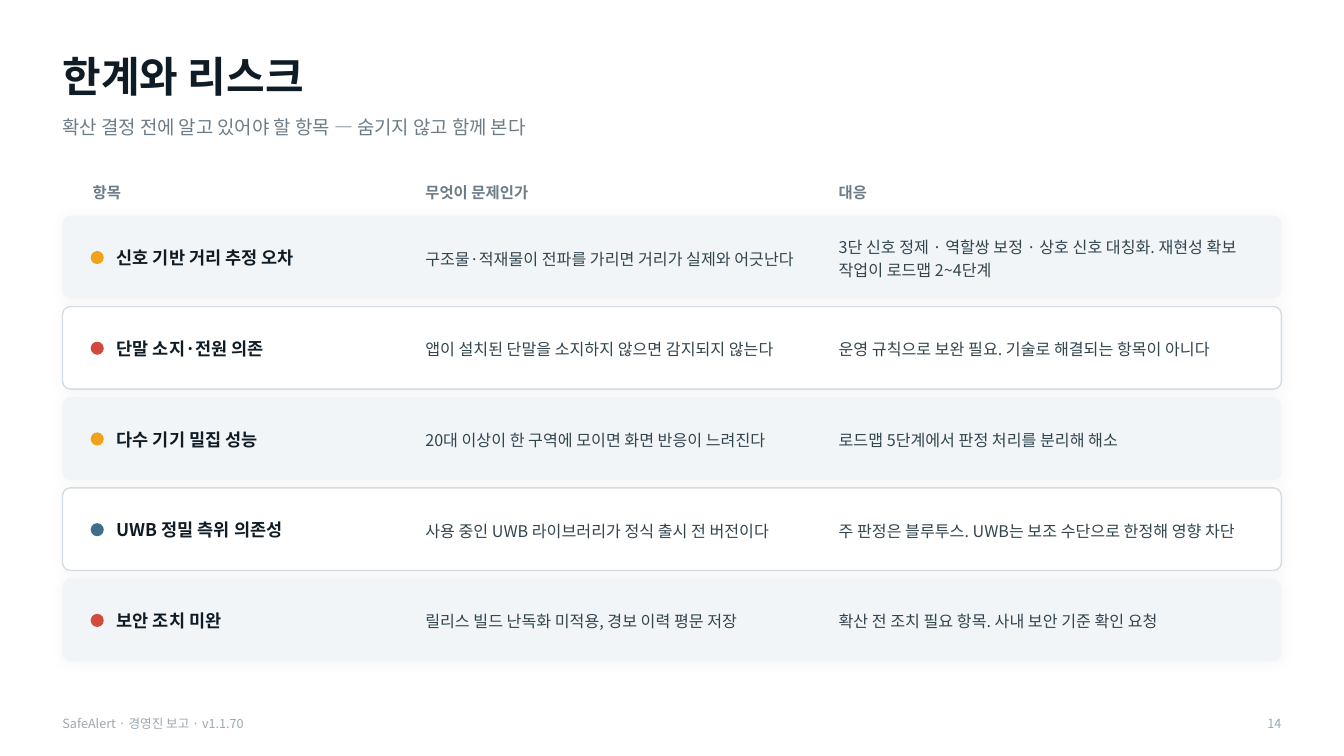
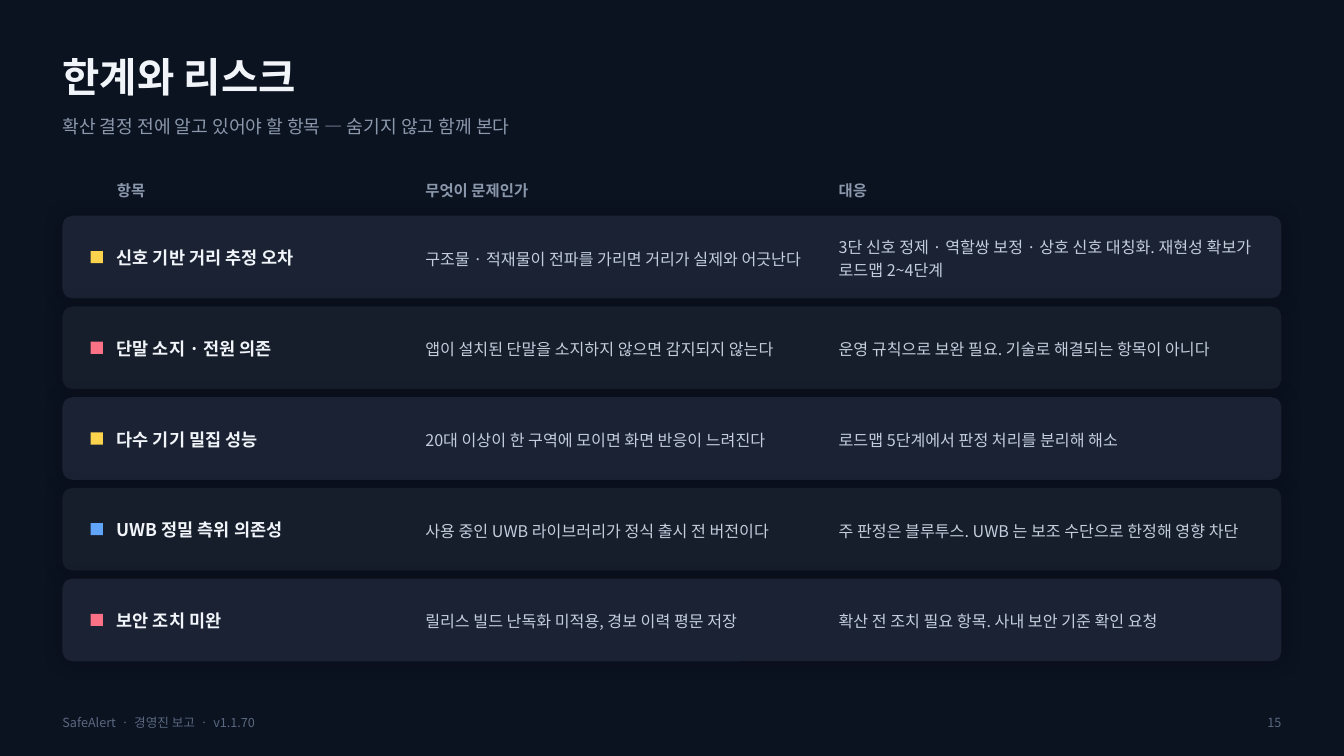
Before and after one commit to pslymzero-cyber/SafeAlert, a slide deck: slide 16 of docs/presentation/SafeAlert_Executive_Brief_v1.1.70.pptx (slide 15 before the commit). Drawn at 1344x756 pixels with LibreOffice and Linux fonts; fonts in the diff are those of the drawing. Boxes give left, top, right and bottom in pixels: in the first picture for what was removed or moved away, otherwise in the second. Text is boxed around its words. In the diff, an @@ line names an element or a change of style, - is before the commit and + after.

```diff
--- a/docs/presentation/SafeAlert_Executive_Brief_v1.1.70.pptx
+++ b/docs/presentation/SafeAlert_Executive_Brief_v1.1.70.pptx
@@ background #FFFFFF to #0B1220 @@
@@ text "한계와 리스크" at (x1=62, y1=58, x2=296, y2=96): size 30 to 29 pt, text colour #0F1C26 to #F1F5F9 @@
@@ text "확산 결정 전에 알고 있어야 ..." at (x1=62, y1=118, x2=509, y2=135): size 13.5 to 13 pt, text colour #6C7C88 to #8B98AC @@
@@ text colour #6C7C88 to #8B98AC in 3 elements at (x1=839, y1=183, x2=867, y2=198), (x1=425, y1=183, x2=528, y2=198), (x1=117, y1=183, x2=145, y2=198) @@
@@ text "항목" moved from (x1=93, y1=185, x2=121, y2=200) to (x1=117, y1=183, x2=145, y2=198) @@
@@ text at (x1=839, y1=239, x2=1252, y2=277): text changed; text colour #31454F to #C3CDDC @@
-3단 신호 정제 · 역할쌍 보정 · 상호 신호 대칭화. 재현성 확보 작업이 로드맵 2~4단계
+3단 신호 정제 · 역할쌍 보정 · 상호 신호 대칭화. 재현성 확보가 로드맵 2~4단계
@@ ellipse removed at (x1=91, y1=251, x2=104, y2=264) @@
@@ rectangle added at (x1=91, y1=251, x2=103, y2=263), fill #FCD34D @@
@@ text at (x1=425, y1=251, x2=801, y2=267): text changed; text colour #31454F to #C3CDDC @@
-구조물·적재물이 전파를 가리면 거리가 실제와 어긋난다
+구조물 · 적재물이 전파를 가리면 거리가 실제와 어긋난다
@@ rounded rectangle at (x1=63, y1=307, x2=1281, y2=389): fill #FFFFFF to #161D2B; outline #D3DDE3 1 pt to none; shadow changed; proportions changed @@
@@ ellipse removed at (x1=91, y1=342, x2=104, y2=355) @@
@@ rectangle added at (x1=91, y1=342, x2=103, y2=354), fill #FB7185 @@
@@ text at (x1=117, y1=340, x2=272, y2=357): text changed; text colour #0F1C26 to #F1F5F9 @@
-단말 소지·전원 의존
+단말 소지 · 전원 의존
@@ ellipse removed at (x1=91, y1=433, x2=104, y2=446) @@
@@ rectangle added at (x1=91, y1=433, x2=103, y2=445), fill #FCD34D @@
@@ rounded rectangle at (x1=63, y1=488, x2=1281, y2=571): fill #FFFFFF to #161D2B; outline #D3DDE3 1 pt to none; shadow changed; proportions changed @@
@@ ellipse removed at (x1=91, y1=523, x2=104, y2=536) @@
@@ rectangle added at (x1=91, y1=523, x2=103, y2=535), fill #60A5FA @@
@@ text at (x1=839, y1=523, x2=1239, y2=539): text changed; text colour #31454F to #C3CDDC @@
-주 판정은 블루투스. UWB는 보조 수단으로 한정해 영향 차단
+주 판정은 블루투스. UWB 는 보조 수단으로 한정해 영향 차단
@@ fill #F1F5F7 to #1A2233; shadow changed; proportions changed in 3 elements at (x1=63, y1=216, x2=1281, y2=298), (x1=63, y1=397, x2=1281, y2=480), (x1=63, y1=579, x2=1281, y2=661) @@
@@ text colour #0F1C26 to #F1F5F9 in 4 elements at (x1=117, y1=249, x2=293, y2=266), (x1=117, y1=431, x2=257, y2=448), (x1=117, y1=521, x2=282, y2=538), (x1=117, y1=612, x2=221, y2=629) @@
@@ text colour #31454F to #C3CDDC in 7 elements at (x1=425, y1=341, x2=773, y2=357), (x1=839, y1=341, x2=1210, y2=357), (x1=425, y1=432, x2=765, y2=448), (x1=839, y1=432, x2=1118, y2=448), (x1=425, y1=523, x2=769, y2=539), (x1=425, y1=613, x2=737, y2=630), (x1=839, y1=613, x2=1158, y2=629) @@
@@ ellipse removed at (x1=91, y1=614, x2=104, y2=627) @@
@@ rectangle added at (x1=91, y1=614, x2=103, y2=626), fill #FB7185 @@
@@ text "SafeAlert · 경영진 보고 · ..." at (x1=62, y1=717, x2=255, y2=728): text colour #9AA8B2 to #5A6880 @@
@@ text at (x1=1267, y1=718, x2=1281, y2=727): text changed; text colour #9AA8B2 to #5A6880 @@
-14
+15
```
Also in this commit, not shown: 15 other slides changed, 1 slide added, 4 other files.
